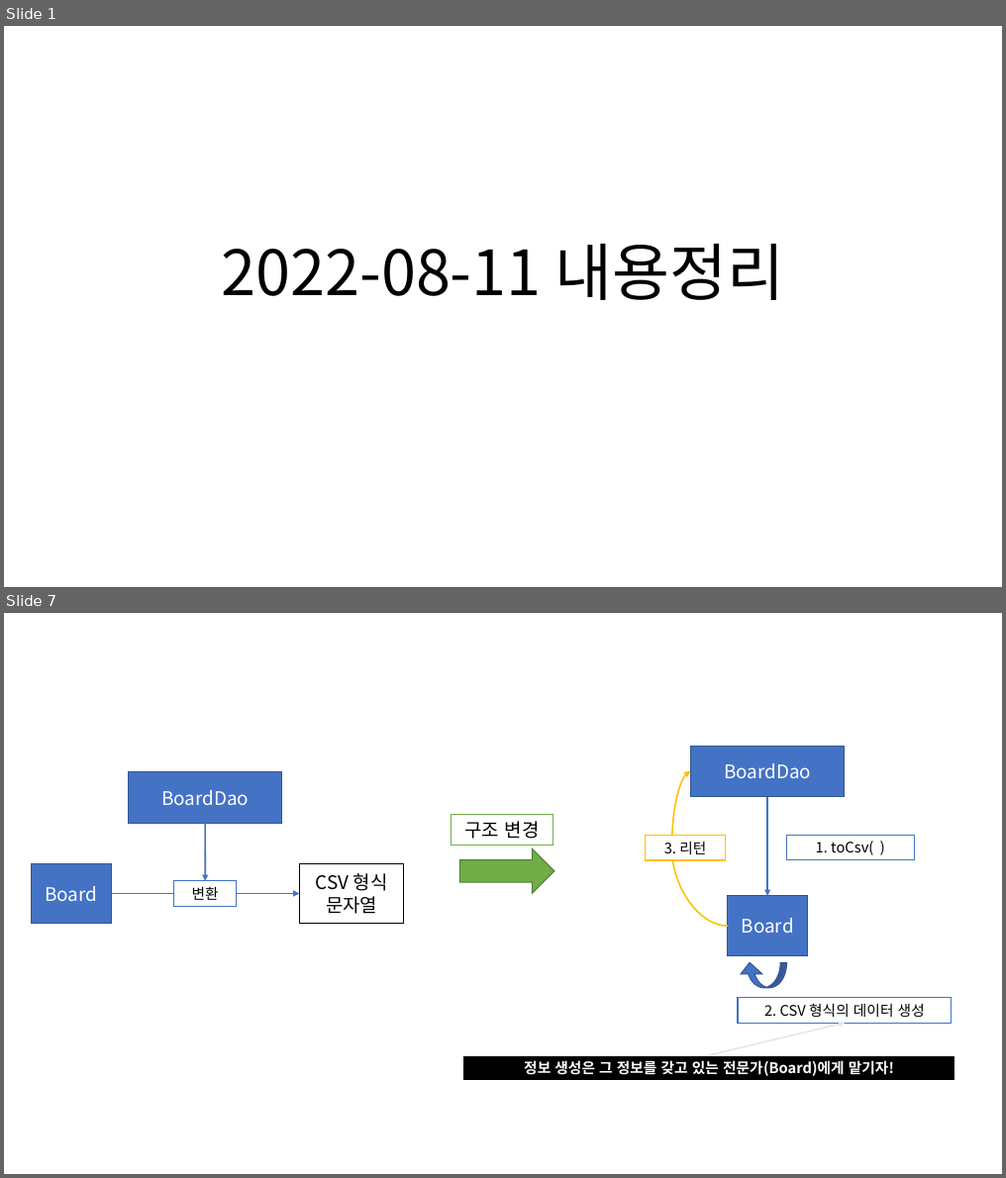
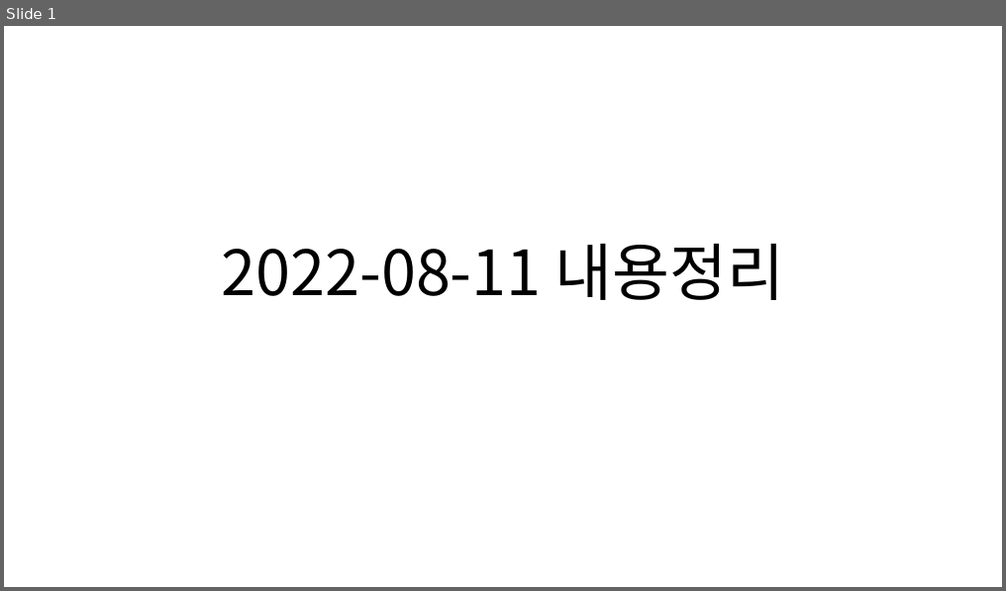
Before and after one commit to Dingadung/2022-study-workspace, a slide deck: study-note/자바/2022-08-11 내용정리.pptx. Shown one above the other, each under a label of ours: slides 1 and 7 before the commit, slide 1 after it; the slides between them are not shown. The pictures are 1006x1178 and 1006x591 pixels, drawn with LibreOffice and Linux fonts; fonts in the diff are those of the drawing. Boxes give left, top, right and bottom in pixels: in the first picture for what was removed or moved away, otherwise in the second. Text is boxed around its words. In the diff, an @@ line names an element or a change of style, - is before the commit and + after.

```diff
--- a/study-note/자바/2022-08-11 내용정리.pptx
+++ b/study-note/자바/2022-08-11 내용정리.pptx
@@ slide 7 removed at (4,613,1002,1174), background #FFFFFF @@
@@ rectangle removed at (690,747,845,797) @@
-BoardDao
@@ rectangle removed at (129,772,282,823) @@
-BoardDao
@@ curved arrow removed from (728, 926) to (690, 771) @@
@@ rectangle removed at (450,815,554,845) @@
-구조 변경
@@ arrow removed from (767, 796) to (767, 896) @@
@@ arrow removed from (205, 823) to (205, 881) @@
@@ right arrow removed at (460,849,554,894) @@
@@ rectangle removed at (646,836,726,861) @@
-3. 리턴
@@ rectangle removed at (787,836,915,861) @@
-1. toCsv( )
@@ rectangle removed at (31,863,111,924) @@
-Board
@@ rectangle removed at (300,863,405,924) @@
-CSV 형식
-문자열
@@ arrow removed from (111, 894) to (300, 894) @@
@@ rectangle removed at (174,881,237,906) @@
-변환
@@ rectangle removed at (728,896,808,956) @@
-Board
@@ curved left arrow removed at (740,962,787,988) @@
@@ rectangle removed at (738,998,951,1023) @@
-2. CSV 형식의 데이터 생성
@@ arrow removed from (709, 1056) to (845, 1023) @@
@@ rectangle removed at (463,1056,955,1081) @@
-정보 생성은 그 정보를 갖고 있는 전문가(Board)에게 맡기자!
```
Also in this commit, not shown: 2 slides changed, 7 slides added, 5 other slides removed, 3 other files.
